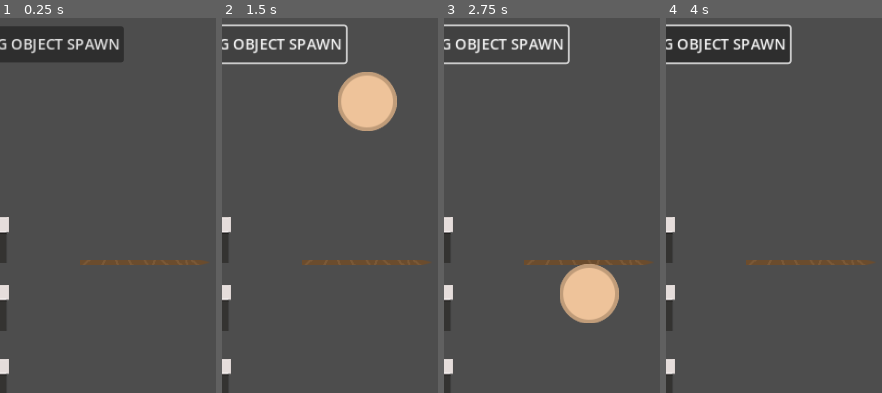
Above: before the commit, frames 1-4 (left to right).
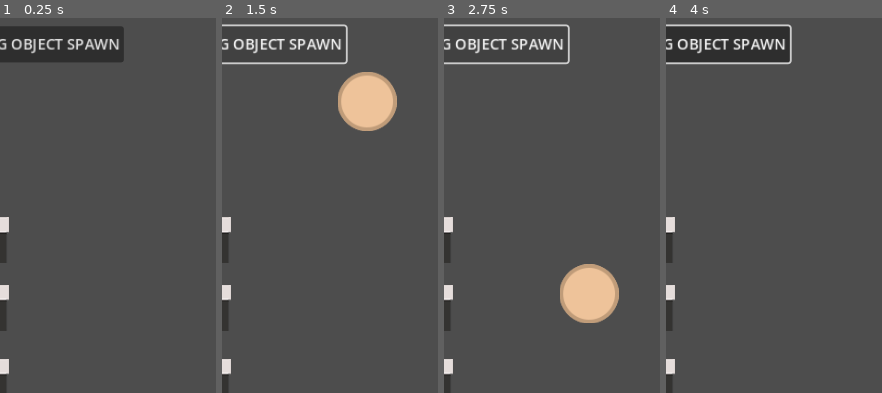
Above: after the commit, the same moments.

Repository: nathrmendoza/isv-godot-v2
Game: Godot game, scene res://scenes/level_debug.tscn
Two runs of this game, one before a commit and one after it. Both use one fixed random seed, a clock stepped at 60 frames per second and the inputs below.
Inputs (mouse positions are % of the whole screen's width and height, from its top left):
- Up to frame 1 (0.25 s): no input
- Up to frame 2 (1.5 s): click "DEBUG OBJECT SPAWN" at 0.5 s; click "DEBUG OBJECT SPAWN" at 1.25 s
- Up to frame 3 (2.75 s): click "DEBUG OBJECT SPAWN" at 2 s
- Up to frame 4 (4 s): drag from (26, 76) to (76, 72) at 2.77 s; drag from (76, 72) to (26, 76) at 3.52 s
The pictures show only the part of the screen within x 14-64%, y 0-50%; the shares and areas given below are measured in that part.

The runs differ from the first frame. In frame 1, 0.8% of the frame differs, in the area x 37-97%, y 64-66%; in frame 2, 0.8%; in frame 3, 0.7%; in frame 4, 0.8%.

Commit message:
fixes 09/25/2024: stick > trash collider bug fixed

Diff:
--- a/scenes/level_debug.tscn
+++ b/scenes/level_debug.tscn
@@ -16,7 +16,6 @@
 [ext_resource type="Resource" uid="uid://dyaf0nio4cxxi" path="res://data/ingredient/res_heal_ball.tres" id="14_8vowe"]
 [ext_resource type="Resource" uid="uid://bf1k160o7b33b" path="res://data/ingredient/res_shield_ball.tres" id="15_srr0e"]
 [ext_resource type="PackedScene" uid="uid://dp8glptlcla4v" path="res://scenes/obj_trash_can.tscn" id="16_yqfj0"]
-[ext_resource type="PackedScene" uid="uid://oxbvham6wg4v" path="res://scenes/obj_stick.tscn" id="17_kjnf4"]
 
 [node name="LevelDebug" type="Node2D"]
 script = ExtResource("1_d5xud")
@@ -93,7 +92,4 @@
 [node name="ObjTrashCan" parent="." instance=ExtResource("16_yqfj0")]
 position = Vector2(137, 820)
 
-[node name="ObjStick" parent="." instance=ExtResource("17_kjnf4")]
-position = Vector2(241, 305)
-
 [connection signal="pressed" from="Button" to="." method="_on_button_pressed"]
--- a/scenes/obj_stick.tscn
+++ b/scenes/obj_stick.tscn
@@ -3,11 +3,16 @@
 [ext_resource type="Texture2D" uid="uid://cc83qbrultqm8" path="res://sprites/prep/spr_stick.png" id="1_l1p3d"]
 [ext_resource type="Script" path="res://scripts/bhv_stick.gd" id="1_sq76r"]
 
-[sub_resource type="RectangleShape2D" id="RectangleShape2D_ritio"]
-size = Vector2(144, 54)
+[sub_resource type="RectangleShape2D" id="RectangleShape2D_6afrf"]
+size = Vector2(146, 62)
 
-[node name="ObjStick" type="Node2D"]
+[node name="ObjStick" type="RigidBody2D" groups=["servable"]]
 z_index = 1
+input_pickable = true
+freeze = true
+freeze_mode = 1
+contact_monitor = true
+max_contacts_reported = 5
 script = ExtResource("1_sq76r")
 
 [node name="Sprite2D" type="Sprite2D" parent="."]
@@ -21,13 +26,11 @@
 [node name="SpritePosition3" type="Marker2D" parent="."]
 position = Vector2(32, 0)
 
-[node name="Area2D" type="Area2D" parent="." groups=["servable"]]
+[node name="CollisionShape2D" type="CollisionShape2D" parent="."]
+shape = SubResource("RectangleShape2D_6afrf")
 
-[node name="CollisionShape2D" type="CollisionShape2D" parent="Area2D"]
-shape = SubResource("RectangleShape2D_ritio")
-
-[connection signal="body_entered" from="Area2D" to="." method="_on_area_2d_body_entered"]
-[connection signal="body_exited" from="Area2D" to="." method="_on_area_2d_body_exited"]
-[connection signal="input_event" from="Area2D" to="." method="_on_area_2d_input_event"]
-[connection signal="mouse_entered" from="Area2D" to="." method="_on_area_2d_mouse_entered"]
-[connection signal="mouse_exited" from="Area2D" to="." method="_on_area_2d_mouse_exited"]
+[connection signal="body_entered" from="." to="." method="_on_body_entered"]
+[connection signal="body_exited" from="." to="." method="_on_body_exited"]
+[connection signal="input_event" from="." to="." method="_on_input_event"]
+[connection signal="mouse_entered" from="." to="." method="_on_mouse_entered"]
+[connection signal="mouse_exited" from="." to="." method="_on_mouse_exited"]
--- a/scenes/obj_trash_can.tscn
+++ b/scenes/obj_trash_can.tscn
@@ -3,8 +3,8 @@
 [ext_resource type="Script" path="res://scripts/bhv_trash.gd" id="1_4khu3"]
 [ext_resource type="Texture2D" uid="uid://b8qqcgots1byy" path="res://sprites/spr_trash.png" id="1_pg6np"]
 
-[sub_resource type="RectangleShape2D" id="RectangleShape2D_ds2au"]
-size = Vector2(130, 89)
+[sub_resource type="RectangleShape2D" id="RectangleShape2D_agqge"]
+size = Vector2(130, 90)
 
 [node name="ObjTrashCan" type="Node2D" groups=["trash"]]
 script = ExtResource("1_4khu3")
@@ -15,8 +15,7 @@
 [node name="Area2D" type="Area2D" parent="."]
 
 [node name="CollisionShape2D" type="CollisionShape2D" parent="Area2D"]
-position = Vector2(0, -0.5)
-shape = SubResource("RectangleShape2D_ds2au")
+shape = SubResource("RectangleShape2D_agqge")
 
 [connection signal="body_entered" from="Area2D" to="." method="_on_area_2d_body_entered"]
 [connection signal="body_exited" from="Area2D" to="." method="_on_area_2d_body_exited"]
--- a/scripts/bhv_stick.gd
+++ b/scripts/bhv_stick.gd
@@ -1,4 +1,4 @@
-extends Node2D
+extends RigidBody2D
 
 var colliding_body_ref = null
 var ingredient_slots: Array = [null, null, null]
@@ -13,7 +13,7 @@
 	$SpritePosition3
 ]
 
-@onready var collision_body: CollisionShape2D = $Area2D/CollisionShape2D
+@onready var collision_body: CollisionShape2D = $CollisionShape2D
 
 const TWEEN_SPEED = 0.45
 var last_position: Vector2 = Vector2.ZERO
@@ -23,10 +23,11 @@
 var is_inside_droppable: bool = false
 
 func _ready() -> void:
+	freeze = true
 	last_position = global_position
 
 
-func _on_area_2d_input_event(viewport: Node, event: InputEvent, shape_idx: int) -> void:
+func _on_input_event(viewport: Node, event: InputEvent, shape_idx: int) -> void:
 	if event is InputEventMouseButton and event.button_index == MOUSE_BUTTON_LEFT:
 		if event.pressed:
 			#dragging
@@ -53,11 +54,13 @@
 				tween_go_to_position(last_position)
 				get_tree().call_group('trash', 'tween_hide')
 
+
 #tweens
 func tween_go_to_position(mv_position: Vector2) -> void:
 	var tween = create_tween()
 	tween.set_trans(Tween.TRANS_CUBIC).set_ease(Tween.EASE_IN_OUT)
 	tween.tween_property(self, 'global_position', mv_position, TWEEN_SPEED)
+
 
 #check if mouse/touch is within collision_body shape
 func check_pointer_within_shape(point: Vector2) -> bool:
@@ -79,6 +82,7 @@
 				return abs(local_point - circle_center).length() <= collision_body.shape.radius
 	#fallback
 	return false
+
 
 func add_ingredient(ingredient) -> void:
 	if ingredient_slots.has(null):
@@ -108,18 +112,23 @@
 	else:
 		print_debug('no more slots on this stick!')
 
+
 func get_available_slot() -> int:
 	return ingredient_slots.find(null)
 
-func _on_area_2d_body_entered(body: Node2D) -> void:
-	if body.is_in_group('ingredients') or body.is_in_group('prep_area') or body.is_in_group('serve_area') or body.is_in_group('trash_area'):
+
+func _on_body_entered(body: Node) -> void:
+	if body.is_in_group('ingredients'):
 		colliding_body_ref = body
 
-func _on_area_2d_body_exited(body: Node2D) -> void:
+
+func _on_body_exited(body: Node) -> void:
 	colliding_body_ref = null
 
-func _on_area_2d_mouse_entered() -> void:
+
+func _on_mouse_entered() -> void:
 	mouse_inside = true
 
-func _on_area_2d_mouse_exited() -> void:
+
+func _on_mouse_exited() -> void:
 	mouse_inside = false
--- a/scripts/bhv_trash.gd
+++ b/scripts/bhv_trash.gd
@@ -17,7 +17,6 @@
 			colliding_body_ref.queue_free()
 
 func _on_area_2d_body_entered(body: Node2D) -> void:
-	print_debug(body)
 	if body.is_in_group('servable'):
 		colliding_body_ref = body
 
Not shown: 1 places in scenes/level_debug.tscn that only renumber resources
